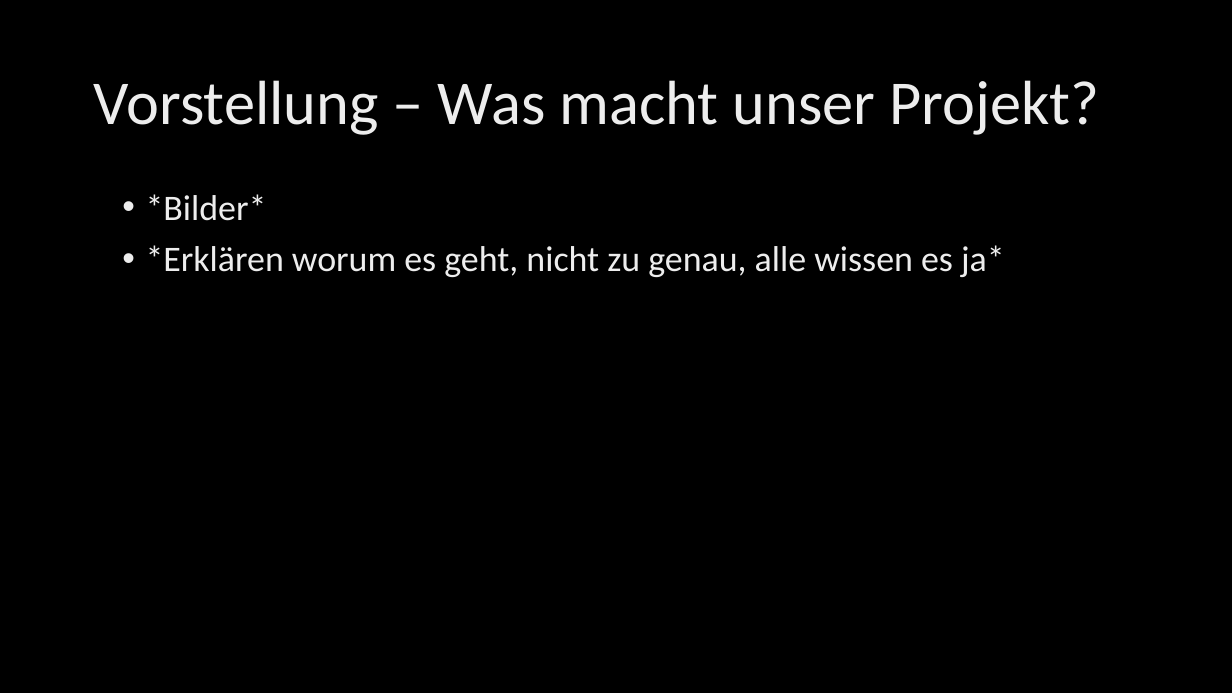
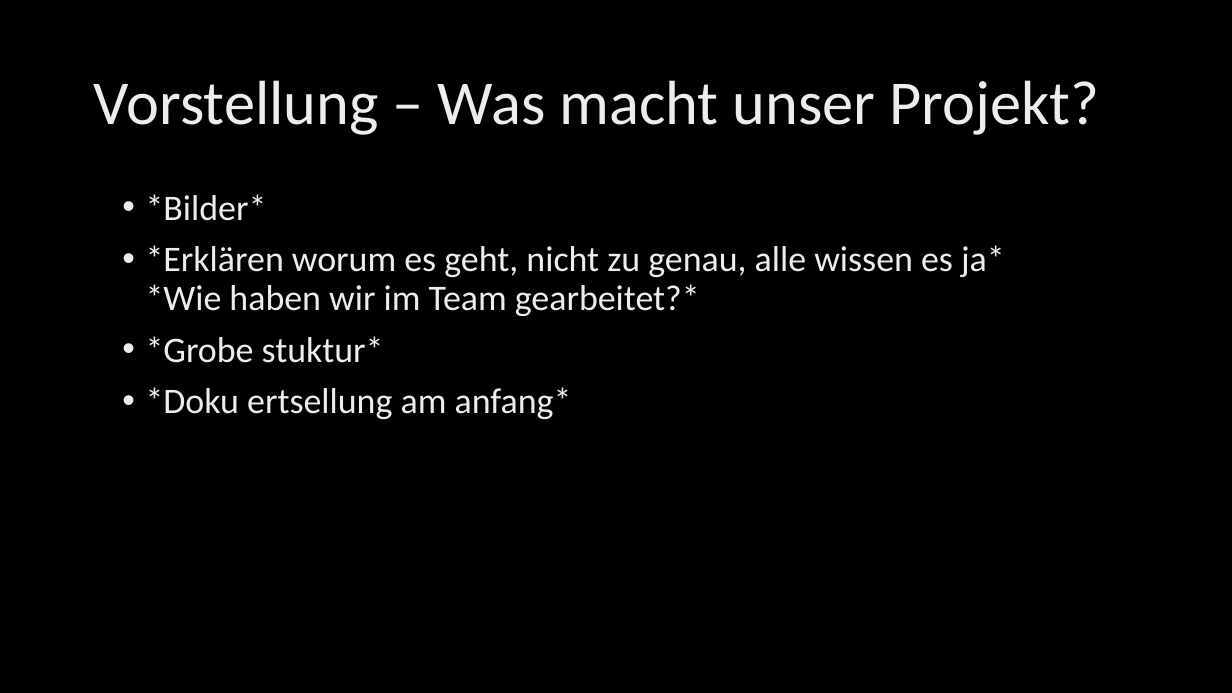
Before and after one commit to BitPaw/C_Socket, a slide deck: slide 2 of Dokumente/Präsentation - Gruppe 8.pptx. Drawn at 1232x693 pixels with LibreOffice and Linux fonts; fonts in the diff are those of the drawing; background and template pictures are left out. Boxes give left, top, right and bottom in pixels: in the first picture for what was removed or moved away, otherwise in the second. Text is boxed around its words. In the diff, an @@ line names an element or a change of style, - is before the commit and + after.

```diff
--- a/Dokumente/Präsentation - Gruppe 8.pptx
+++ b/Dokumente/Präsentation - Gruppe 8.pptx
@@ text at (146, 245, 1005, 419): text changed @@
-• *Erklären worum es geht, nicht zu genau, alle wissen es ja*
+• *Erklären worum es geht, nicht zu genau, alle wissen es ja*
+  *Wie haben wir im Team gearbeitet?*
+• *Grobe stuktur*
+• *Doku ertsellung am anfang*
```
Also in this commit, not shown: 3 slides added.
